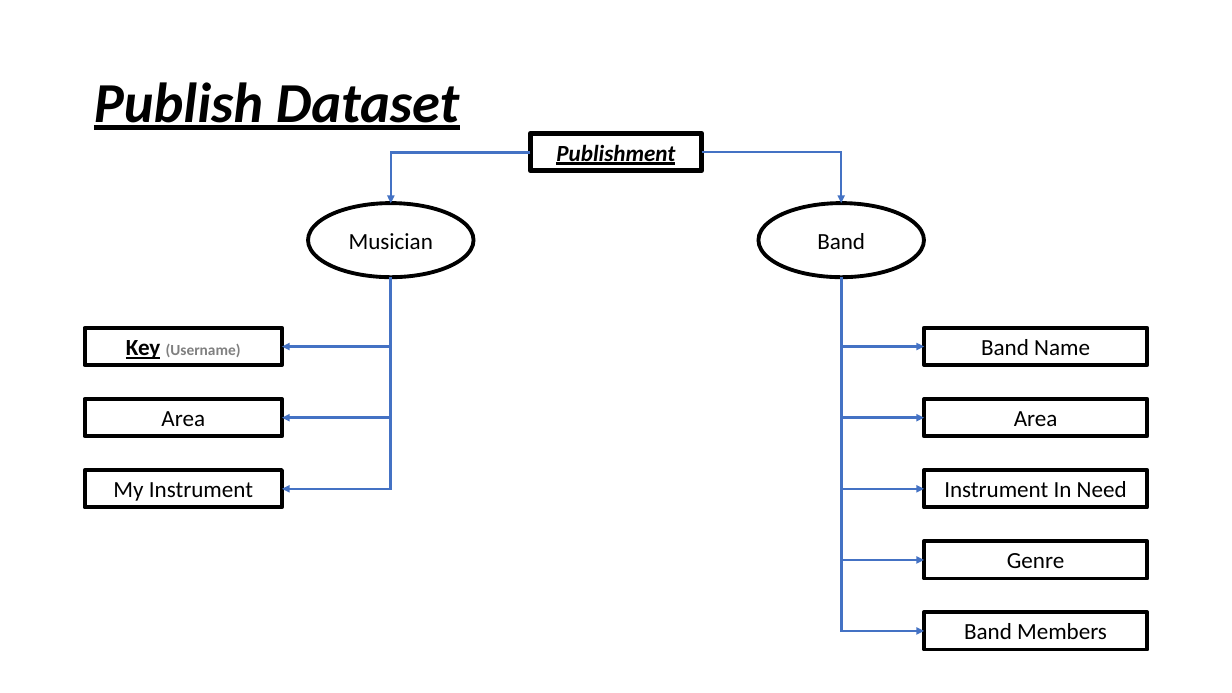
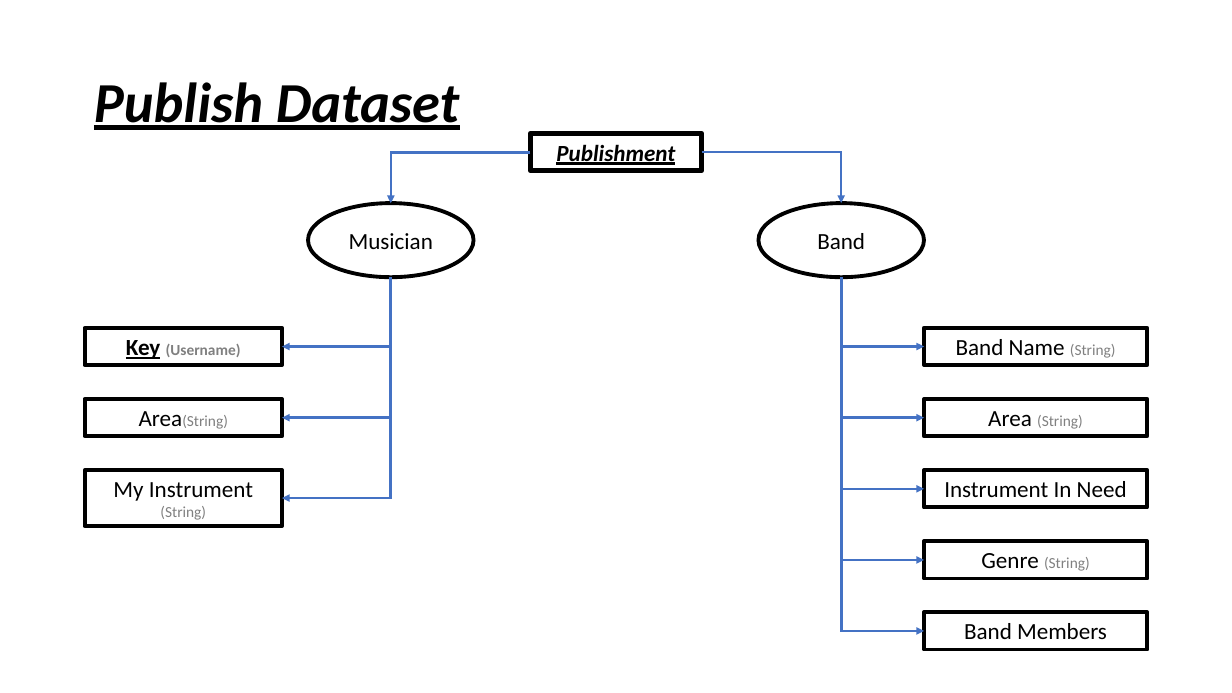
Before and after one commit to LidorPrototype/MusicianFinder, a slide deck: slide 9 of Musician Finder Specification Document.pptx. Drawn at 1232x693 pixels with LibreOffice and Linux fonts; fonts in the diff are those of the drawing. Boxes give left, top, right and bottom in pixels: in the first picture for what was removed or moved away, otherwise in the second. Text is boxed around its words. In the diff, an @@ line names an element or a change of style, - is before the commit and + after.

Commit message:
Activity Area Building + CSV file for it
 - Still Building!!!!!!

 + PP slide - type data of all

```diff
--- a/Musician Finder Specification Document.pptx
+++ b/Musician Finder Specification Document.pptx
@@ elbow arrow moved from (391, 277) - (282, 489) to (391, 277) - (282, 498) @@
@@ text in rectangle at (956,339,1116,358): text changed @@
-Band Name
+Band Name (String)
@@ text in rectangle at (139,411,228,429): text changed; size 18 to 12 pt; text colour #000000 to #808080 @@
-Area
+Area(String)
@@ text in rectangle at (988,411,1083,429): text changed; size 18 to 12 pt; text colour #000000 to #808080 @@
-Area
+Area (String)
@@ rectangle "My Instrument (String)": place and size @@
-rectangle "My Instrument (String)" at (85,470,283,507)
+rectangle "My Instrument (String)" at (85,470,283,527)
@@ text in rectangle at (113,482,253,520): text changed @@
-My Instrument
+My Instrument (String)
@@ text in rectangle at (981,553,1090,571): text changed; size 18 to 12 pt; text colour #000000 to #808080 @@
-Genre
+Genre (String)
```
Also in this commit, not shown: 1 other slide changed.
